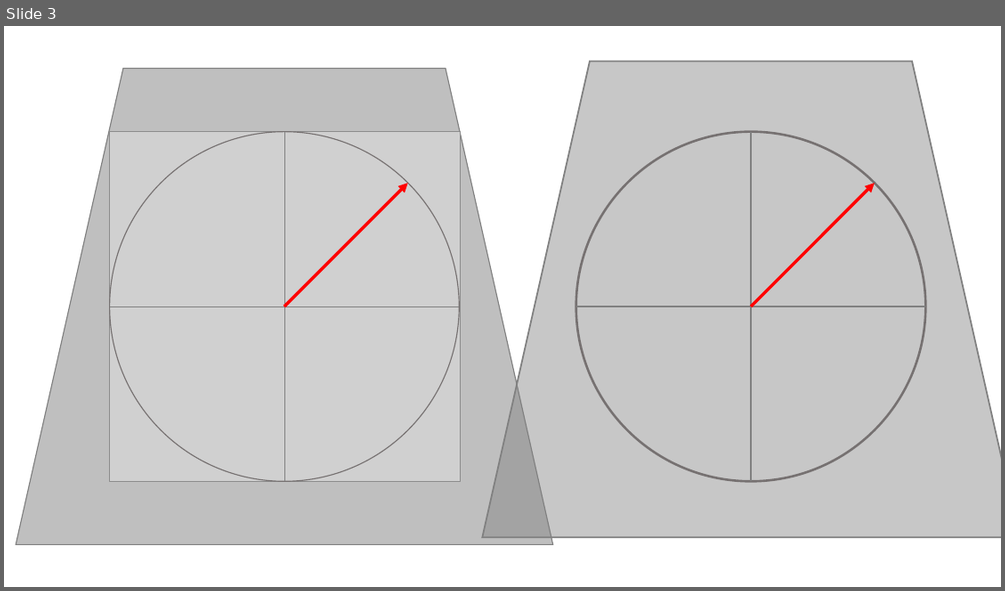
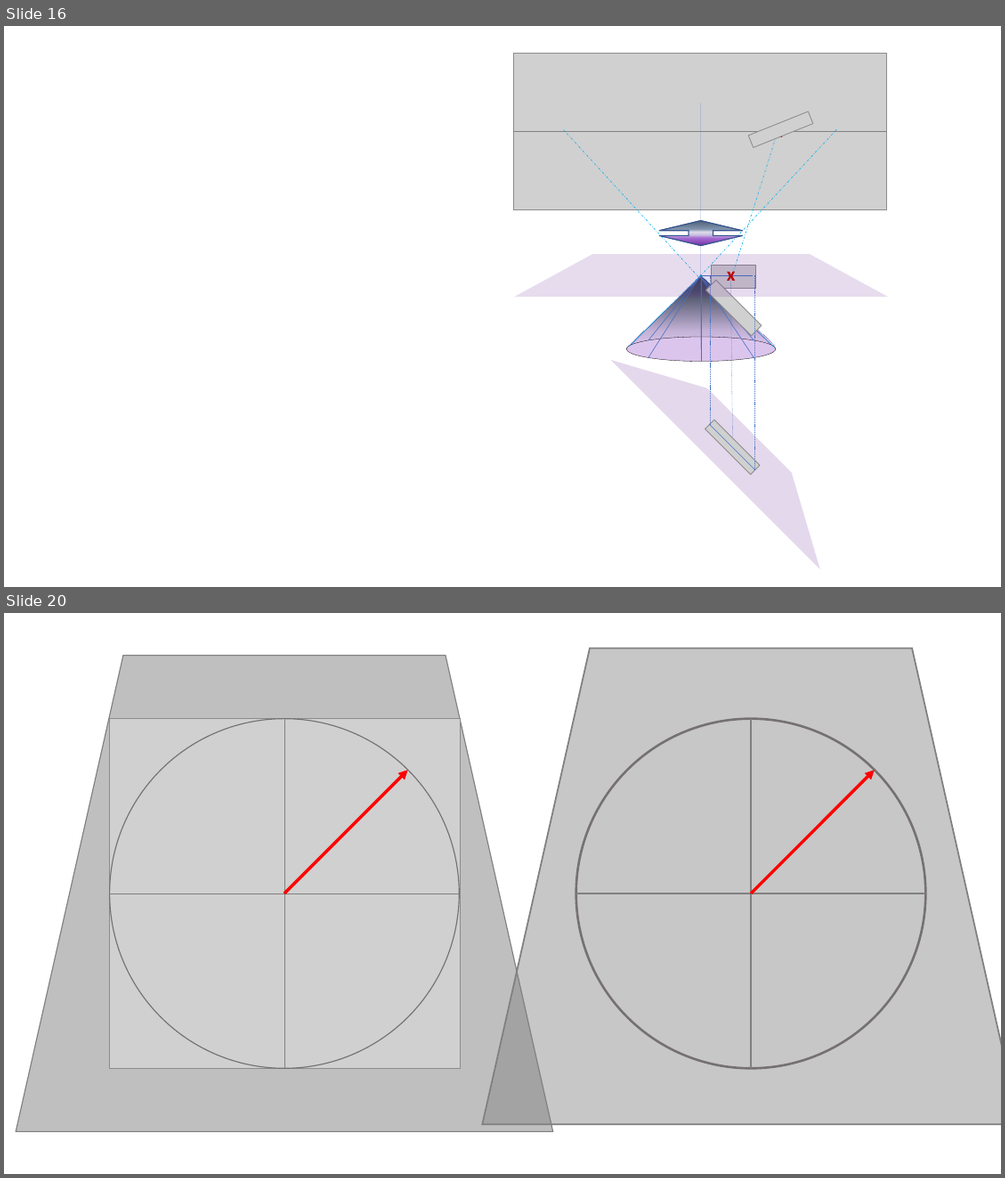
Before and after one commit to Don-Lawn/The-Causal-Domain, a slide deck: docs/figures/new diagrams 3.pptx. Shown one above the other, each under a label of ours: slide 3 before the commit, slides 16 and 20 after it; the slides between them are not shown. The pictures are 1005x591 and 1005x1178 pixels, drawn with LibreOffice and Linux fonts; fonts in the diff are those of the drawing; grey boxes stand for pictures. Boxes give left, top, right and bottom in pixels: in the first picture for what was removed or moved away, otherwise in the second. Text is boxed around its words. In the diff, an @@ line names an element or a change of style, - is before the commit and + after.

```diff
--- a/docs/figures/new diagrams 3.pptx
+++ b/docs/figures/new diagrams 3.pptx
@@ slide 16 added at (4,26,1001,587), background #FFFFFF @@
@@ picture added at (513,54,887,210) @@
@@ trapezoid added at (514,103,887,157), fill #D6DCE5 at 57% opacity @@
@@ line added from (700, 103) to (700, 349), #4472C4 0.5 pt @@
@@ line added from (887, 131) to (513, 131), #808080 0.5 pt @@
@@ line added from (699, 276) to (563, 130), #00B0F0 0.5 pt dashed @@
@@ line added from (700, 276) to (838, 128), #00B0F0 0.5 pt dashed @@
@@ line added from (779, 126) to (732, 275), #00B0F0 0.5 pt dashed @@
@@ picture added at (749,111,813,147) @@
@@ text added at (774,121,783,143), 18 pt, text #C00000, bold @@
+x
@@ up down arrow added at (659,220,743,245), fill gradient #4C5E76 to #8497B0 to #DFDDEB to #CBBFE1 to #9C5ACE to #7030A0, outline #325491 1 pt @@
@@ trapezoid added at (514,254,888,297), fill #7030A0 at 17% opacity @@
@@ text added at (727,265,736,287), 18 pt, text #C00000, bold @@
+x
@@ group added at (627,265,776,361): 10 lines, 3 ellipses, 1 triangle, 1 text, 1 picture @@
+x
@@ picture added at (706,280,761,336) @@
@@ line added from (710, 426) to (710, 275), #4472C4 0.25 pt dashed @@
@@ line added from (731, 276) to (733, 445), #4472C4 0.25 pt dashed @@
@@ line added from (755, 470) to (755, 275), #4472C4 0.25 pt dashed @@
@@ trapezoid added at (611,325,854,569), fill #7030A0 at 19% opacity @@
@@ picture added at (705,419,760,474) @@
@@ line added from (710, 425) to (755, 470), #4472C4 0.5 pt @@
@@ text added at (728,437,737,459), 18 pt, text #C00000, bold @@
+x
@@ what was slide 3 is now slide 20 @@
```
Also in this commit, not shown: 1 slide changed, 16 other slides added, 21 other files.
